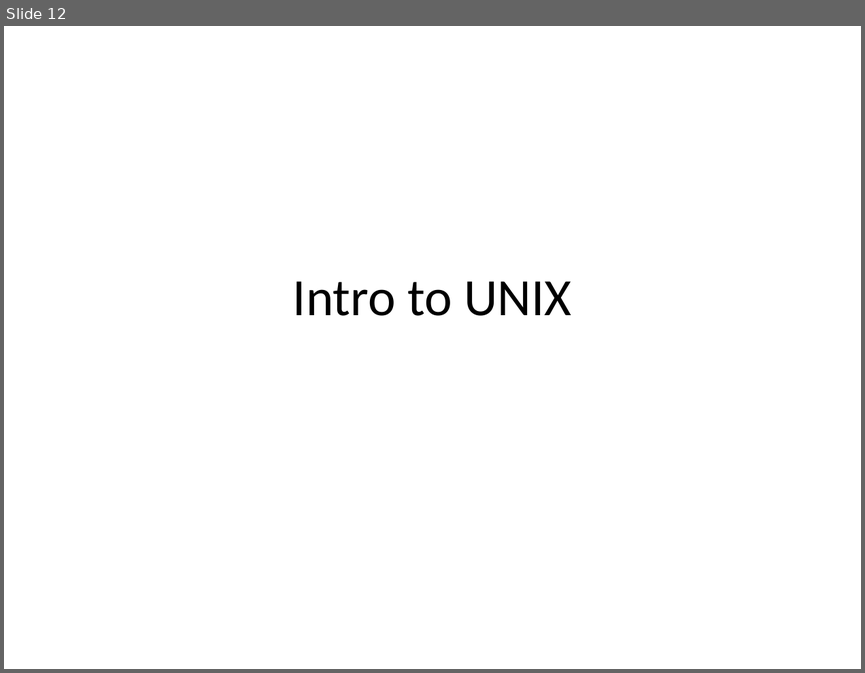
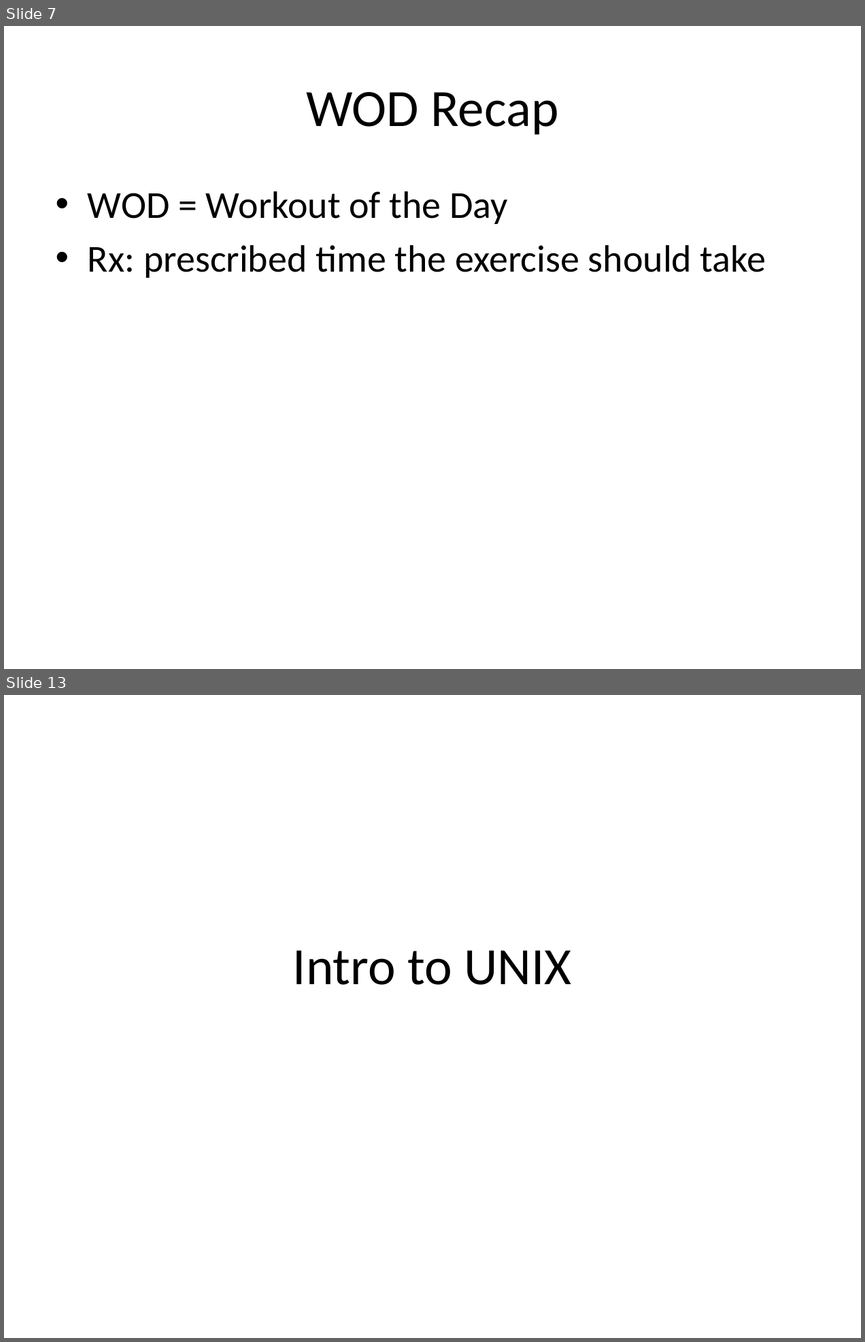
Before and after one commit to emhill/117-S15, a slide deck: src/morea/materials/02-7BasicProgrammingConcepts.pptx. Shown one above the other, each under a label of ours: slide 12 before the commit, slides 7 and 13 after it; the slides between them are not shown. The pictures are 865x673 and 865x1342 pixels, drawn with LibreOffice and Linux fonts; fonts in the diff are those of the drawing. Boxes give left, top, right and bottom in pixels: in the first picture for what was removed or moved away, otherwise in the second. Text is boxed around its words. In the diff, an @@ line names an element or a change of style, - is before the commit and + after.

```diff
--- a/src/morea/materials/02-7BasicProgrammingConcepts.pptx
+++ b/src/morea/materials/02-7BasicProgrammingConcepts.pptx
@@ slide 7 added at (4, 26, 861, 669), background #FFFFFF @@
@@ title added at (306, 92, 558, 135), 44 pt, text #000000 @@
+WOD Recap
@@ text added at (88, 191, 766, 278), 32 pt, text #000000 @@
+• WOD = Workout of the Day
+• Rx: prescribed time the exercise should take
@@ what was slide 12 is now slide 13 @@
```
Also in this commit, not shown: 4 slides changed, 1 other slide added, 1 slide removed, 27 other files.
